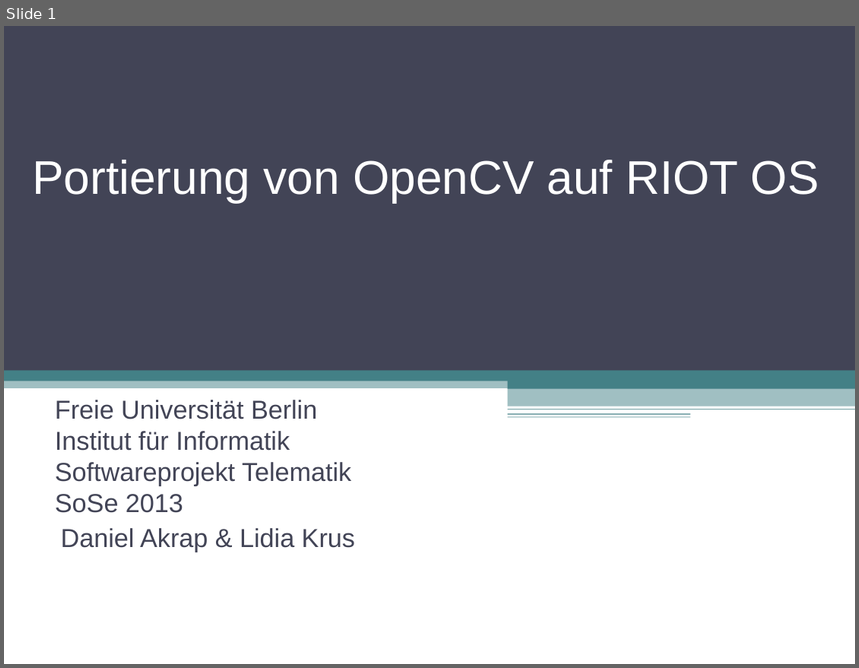
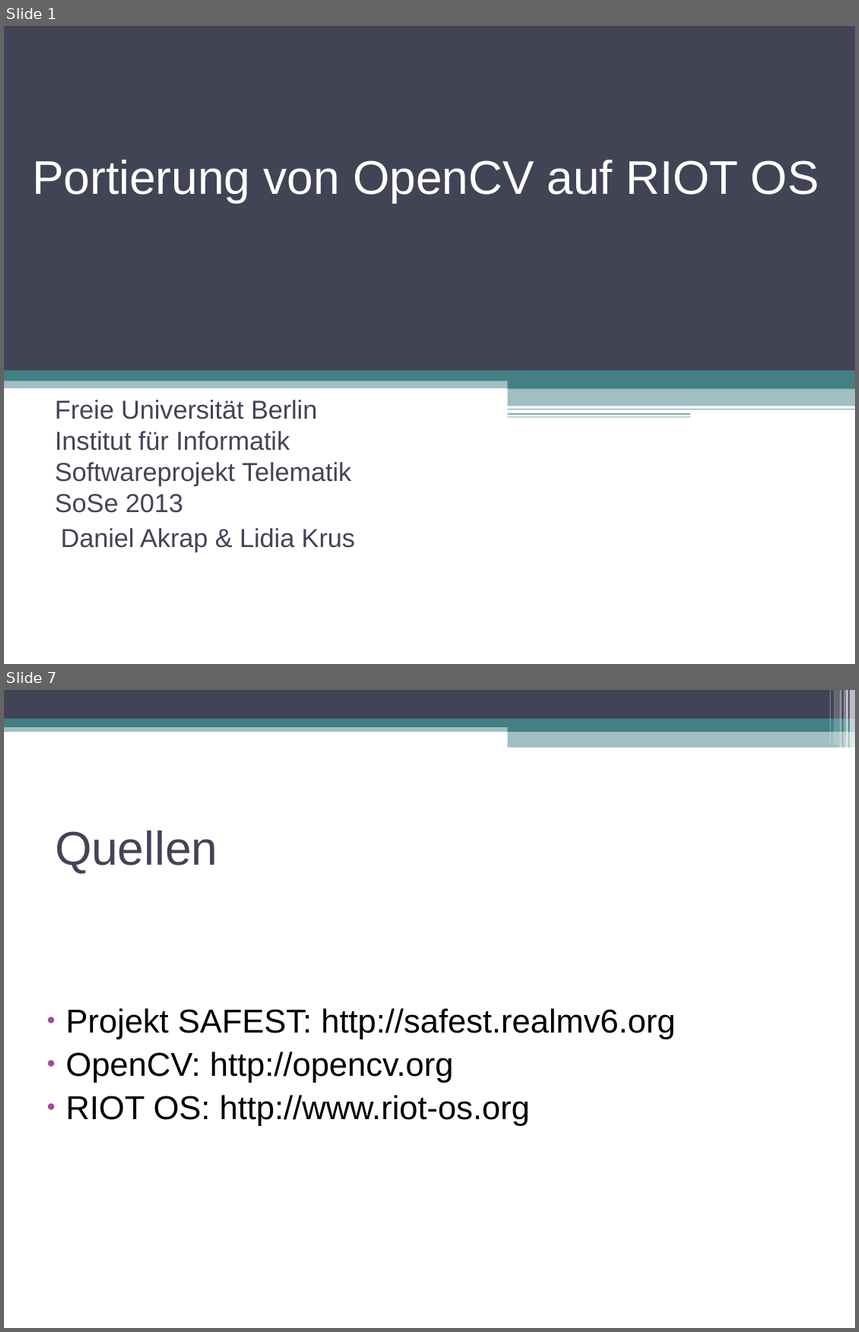
Before and after one commit to swp2013riot/riot-opencv-port, a slide deck: doc/slides/intro_presentation.odp. Shown one above the other, each under a label of ours: slide 1 before the commit, slides 1 and 7 after it; the slides between them are not shown. The pictures are 859x668 and 859x1332 pixels, drawn with LibreOffice and Linux fonts; fonts in the diff are those of the drawing. Boxes give left, top, right and bottom in pixels: in the first picture for what was removed or moved away, otherwise in the second. Text is boxed around its words. In the diff, an @@ line names an element or a change of style, - is before the commit and + after.

```diff
--- a/doc/slides/intro_presentation.odp
+++ b/doc/slides/intro_presentation.odp
@@ slide 7 added at bbox=[4, 690, 855, 1328], background #FFFFFF @@
@@ rectangle added at bbox=[4, 690, 855, 719], fill #424456 @@
@@ rectangle added at bbox=[829, 690, 831, 745], fill #FFFFFF at 30% opacity @@
@@ rectangle added at bbox=[834, 690, 839, 745], fill #FFFFFF at 20% opacity @@
@@ rectangle added at bbox=[840, 690, 842, 748], fill #FFFFFF at 40% opacity @@
@@ rectangle added at bbox=[844, 690, 845, 748], fill #FFFFFF at 60% opacity @@
@@ rectangle added at bbox=[846, 690, 848, 748], fill #FFFFFF at 65% opacity @@
@@ rectangle added at bbox=[850, 690, 855, 748], fill #FFFFFF at 65% opacity @@
@@ rectangle added at bbox=[4, 724, 855, 732], fill #438086 at 50% opacity @@
@@ rectangle added at bbox=[4, 719, 855, 727], fill #438086 @@
@@ rectangle added at bbox=[508, 723, 855, 732], fill #438086 @@
@@ rectangle added at bbox=[508, 731, 855, 748], fill #438086 at 50% opacity @@
@@ title added at bbox=[55, 831, 218, 873], 40 pt, text #424456 @@
+Quellen
@@ subtitle added at bbox=[66, 1008, 675, 1126], 28 pt, text #000000 @@
+● Projekt SAFEST: http://safest.realmv6.org
+● OpenCV: http://opencv.org
+● RIOT OS: http://www.riot-os.org
```
Also in this commit, not shown: 5 other slides added, 1 slide removed.
